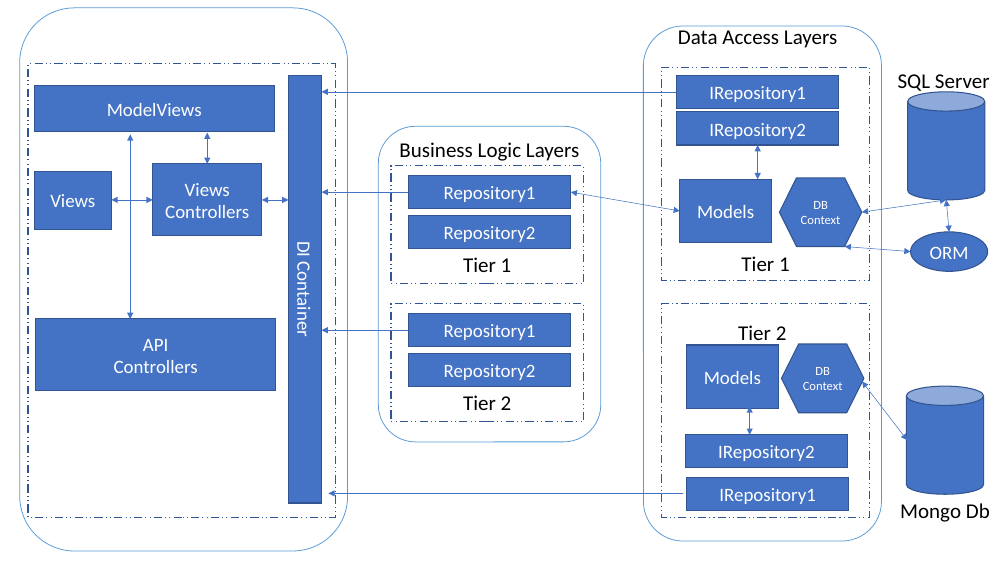
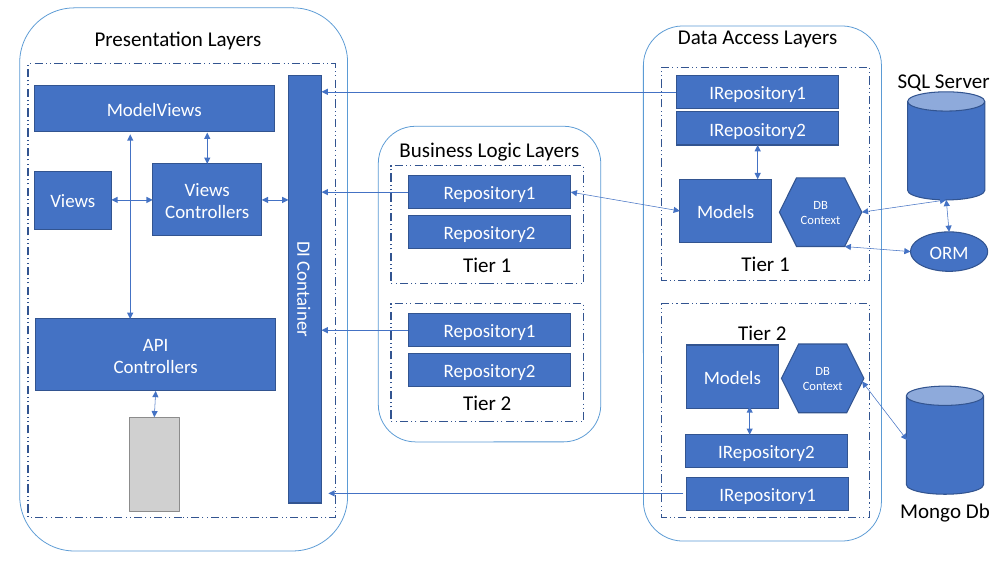
Before and after one commit to AhmedKhalil777/MarketIO, a slide deck: slide 1 of Learn/Website.pptx. Drawn at 1008x567 pixels with LibreOffice and Linux fonts; fonts in the diff are those of the drawing; grey boxes stand for pictures. Boxes give left, top, right and bottom in pixels: in the first picture for what was removed or moved away, otherwise in the second. Text is boxed around its words. In the diff, an @@ line names an element or a change of style, - is before the commit and + after.

```diff
--- a/Learn/Website.pptx
+++ b/Learn/Website.pptx
@@ text added at (95,31,261,50), 20 pt, text #000000 @@
+Presentation Layers
@@ picture added at (129,417,180,512) @@
@@ double arrow added from (154, 417) to (156, 391), #4472C4 0.5 pt @@
```
Also in this commit, not shown: 14 other files.
